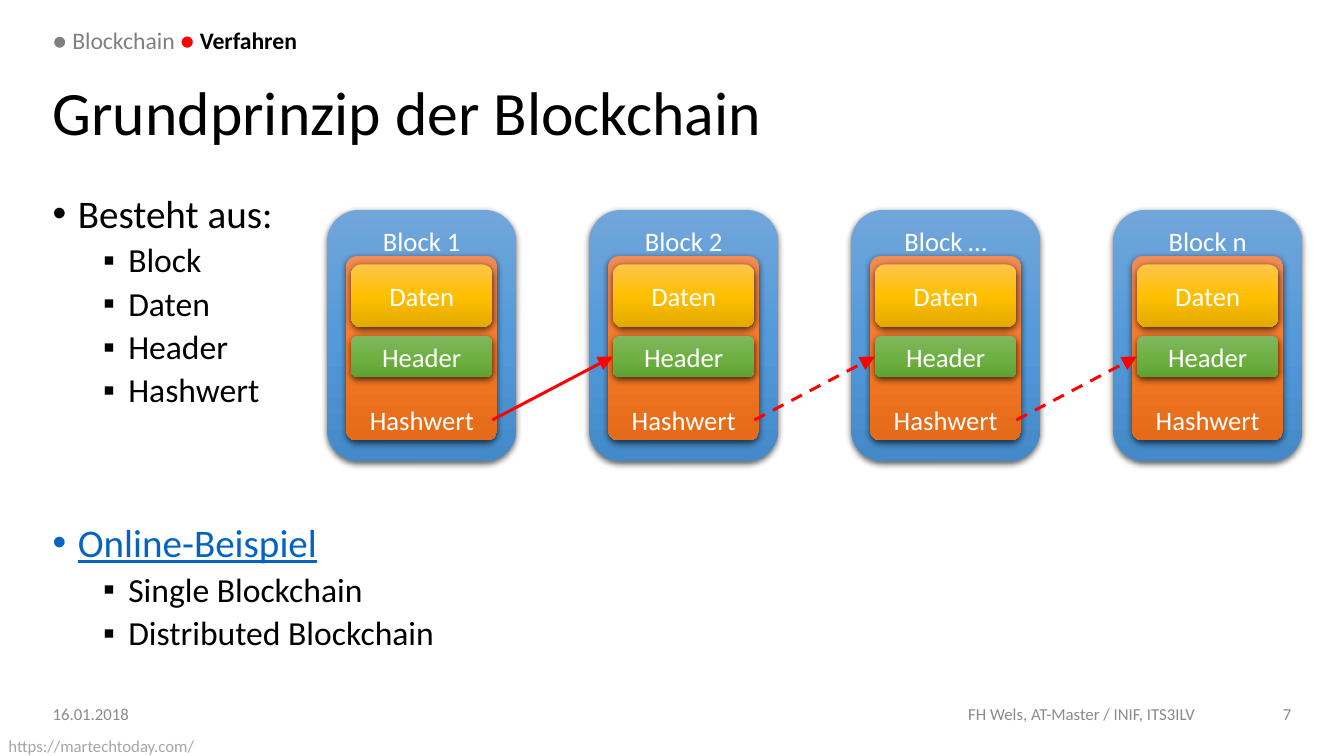
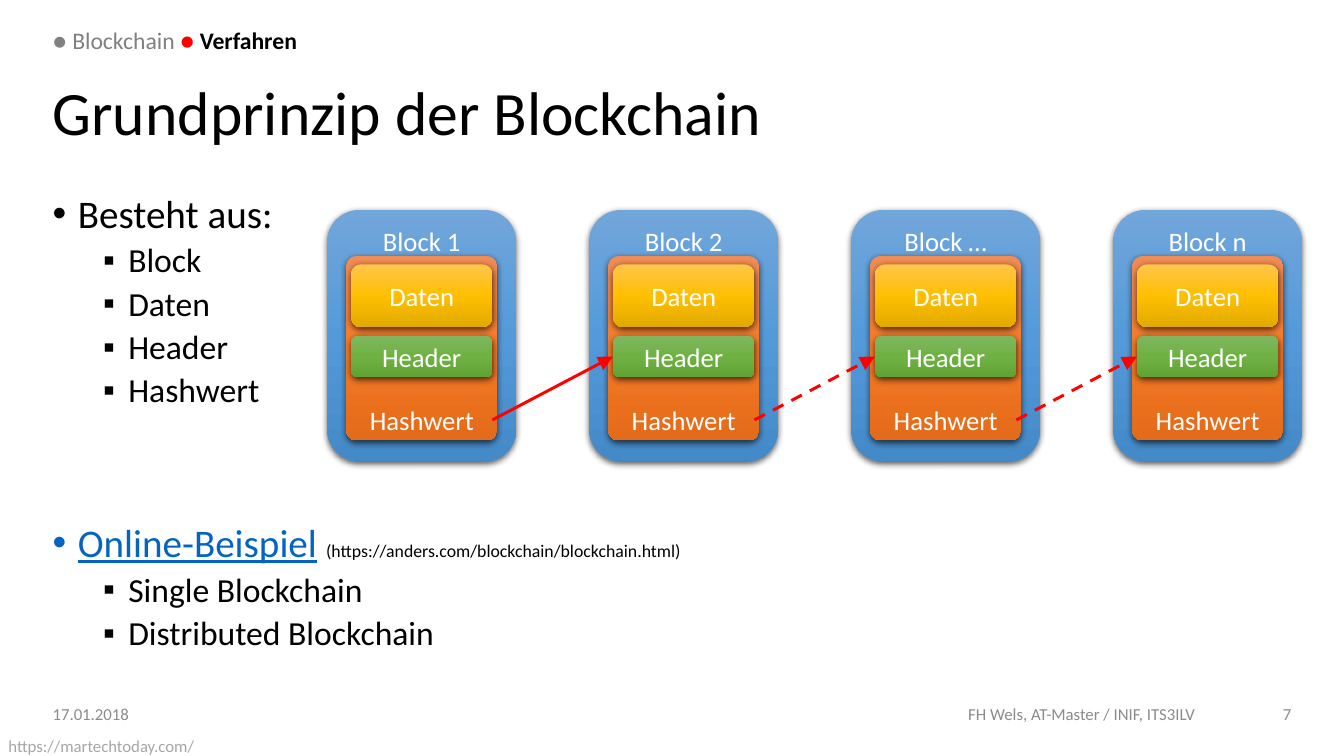
Before and after one commit to DoSchoe/ITS, a slide deck: slide 7 of Präsentation/Blockchain – Technologie.pptx. Drawn at 1344x756 pixels with LibreOffice and Linux fonts; fonts in the diff are those of the drawing; background and template pictures are left out. Boxes give left, top, right and bottom in pixels: in the first picture for what was removed or moved away, otherwise in the second. Text is boxed around its words. In the diff, an @@ line names an element or a change of style, - is before the commit and + after.

```diff
--- a/Präsentation/Blockchain – Technologie.pptx
+++ b/Präsentation/Blockchain – Technologie.pptx
@@ text at [78, 530, 680, 564]: text changed; size 26.5 to 12 pt; text colour #0563C1 to #000000 @@
-• Online-Beispiel
+• Online-Beispiel (https://anders.com/blockchain/blockchain.html)
@@ text at [53, 708, 129, 720]: text changed @@
-16.01.2018
+17.01.2018
```
Also in this commit, not shown: 20 other slides changed, 1 other file.
